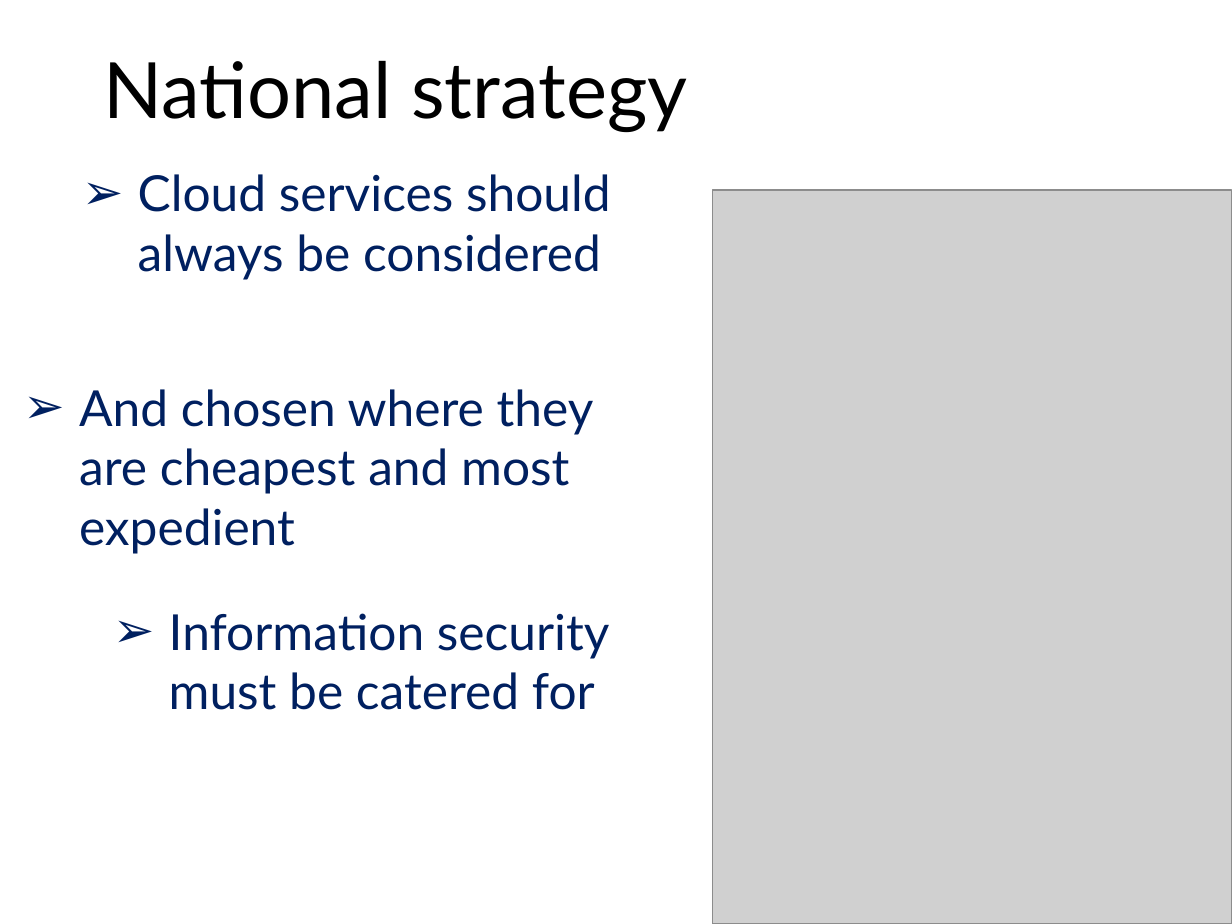
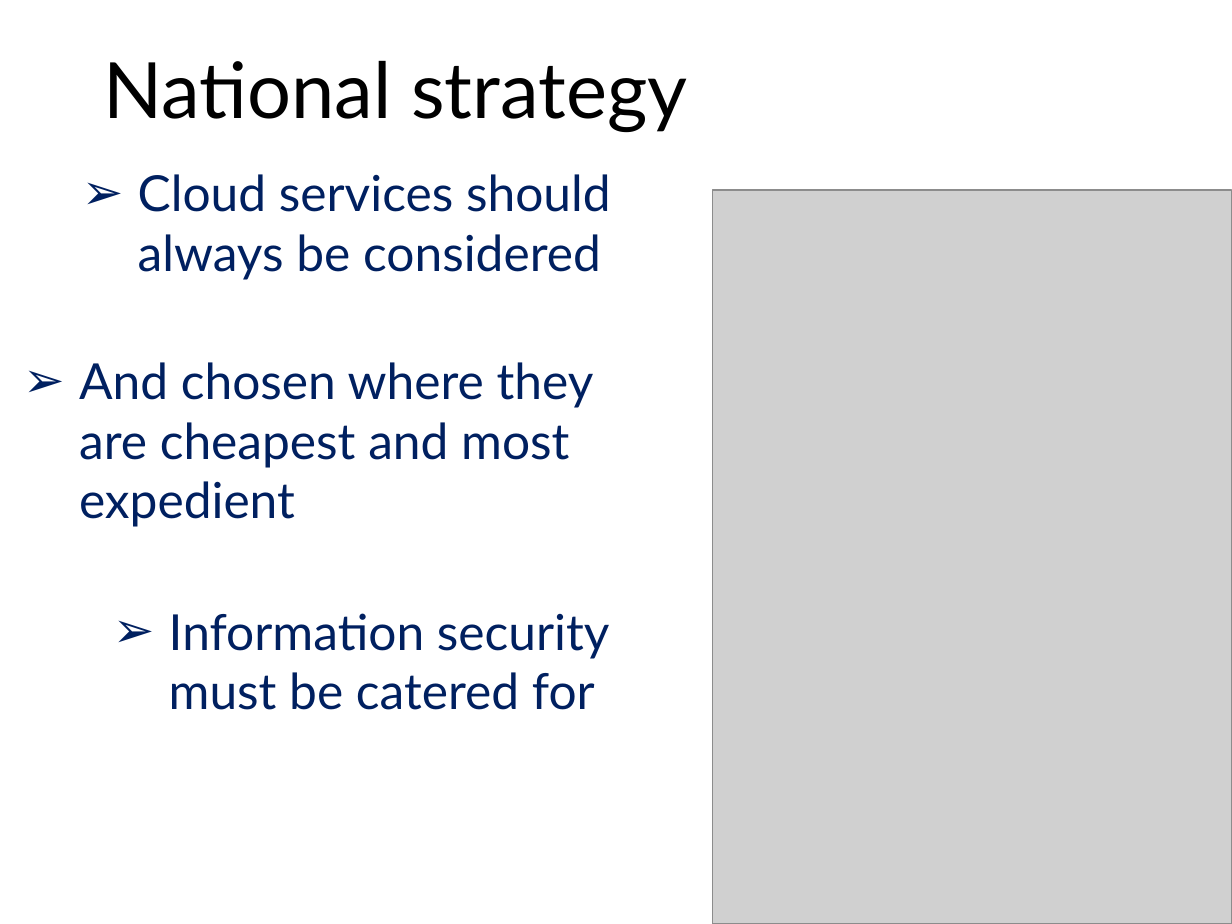
Before and after one commit to arnsteio/UH-IaaS-mini-workshop, a slide deck: slide 2 of UH-sky_IaaS-MiniWorkshop.odp. Drawn at 1232x924 pixels with LibreOffice and Linux fonts; fonts in the diff are those of the drawing; grey boxes stand for pictures; background and template pictures are left out. Boxes give left, top, right and bottom in pixels: in the first picture for what was removed or moved away, otherwise in the second. Text is boxed around its words. In the diff, an @@ line names an element or a change of style, - is before the commit and + after.

```diff
--- a/UH-sky_IaaS-MiniWorkshop.odp
+++ b/UH-sky_IaaS-MiniWorkshop.odp
@@ text "And chosen where they are ...": place and size @@
-text "And chosen where they are ..." at bbox=[79, 389, 594, 554]
+text "And chosen where they are ..." at bbox=[79, 362, 594, 527]
```
Also in this commit, not shown: 1 other slide changed, 1 slide added, 7 other files.
